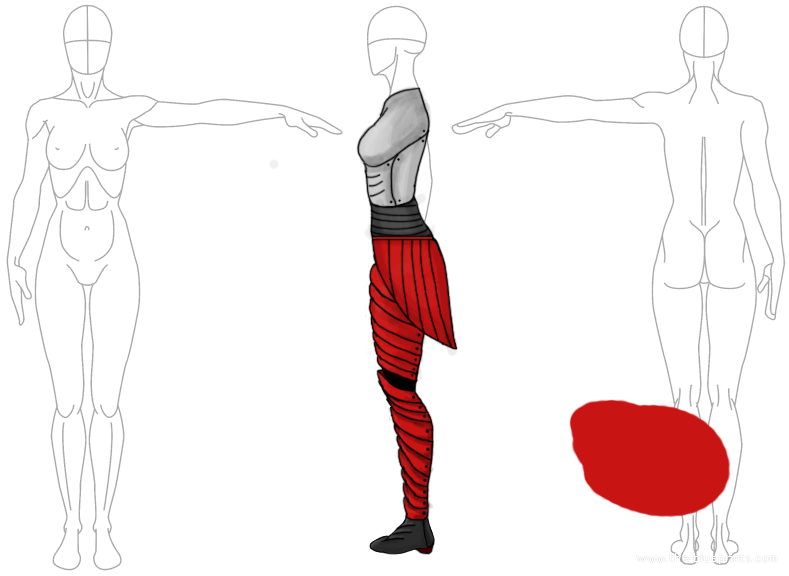
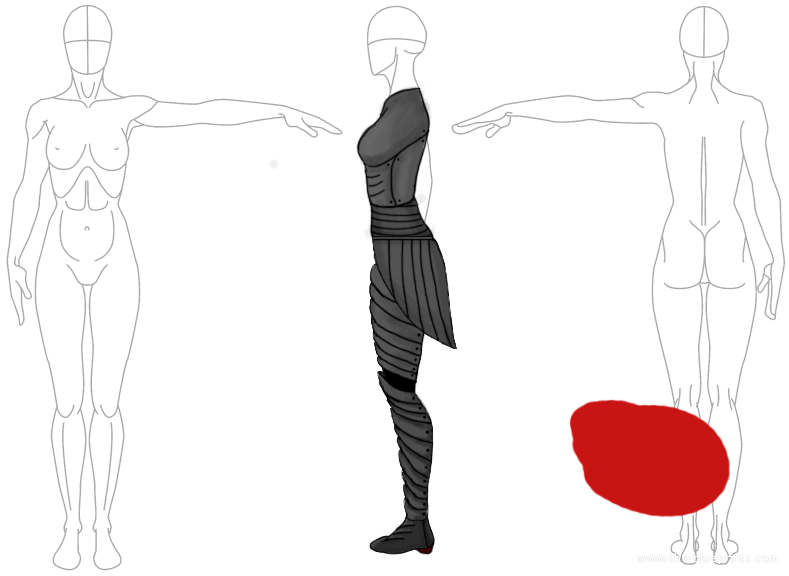
Layers edited between the first and the second 789×576 image:
added layer "Pelvis Gray" above "Pelvis" over 371, 235, 457, 350
hid "Pelvis" over 369, 234, 458, 357
painted on "Upper Chest 3" over 356, 84, 430, 208
added layer "Front Thigh Gray" above "Front Thigh" over 368, 252, 429, 389
hid "Front Thigh" over 363, 252, 433, 389
added layer "Front Lower Leg Gray" above "Front Lower Leg" over 377, 370, 434, 521
hid "Front Lower Leg" over 375, 366, 435, 521
